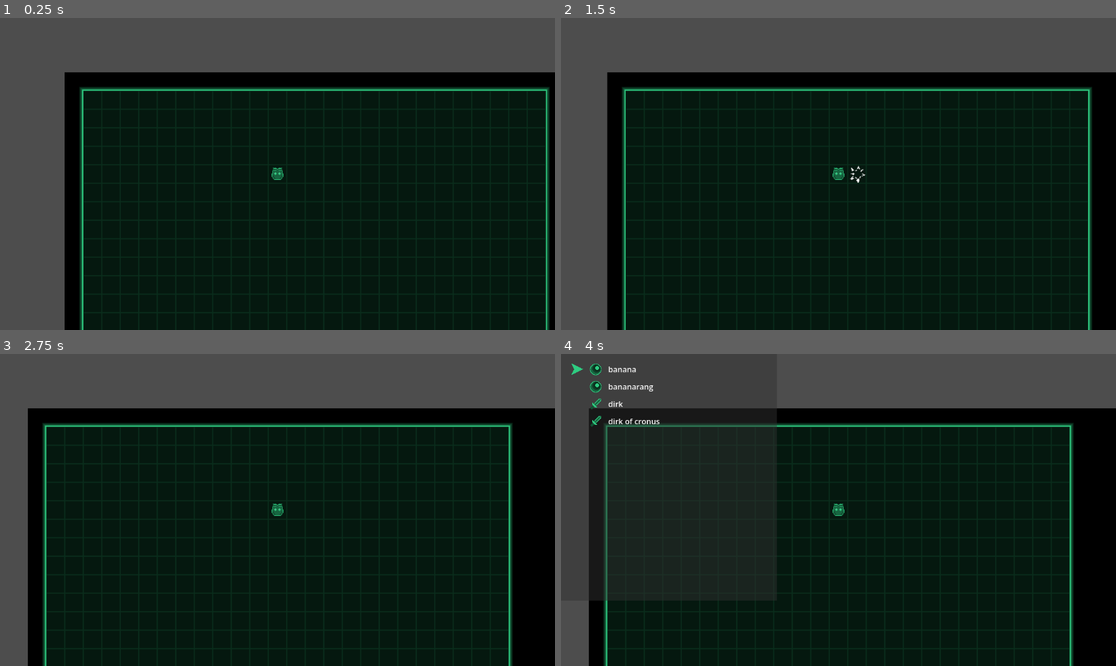
Above: before the commit, frames 1-4 (two rows, left to right).
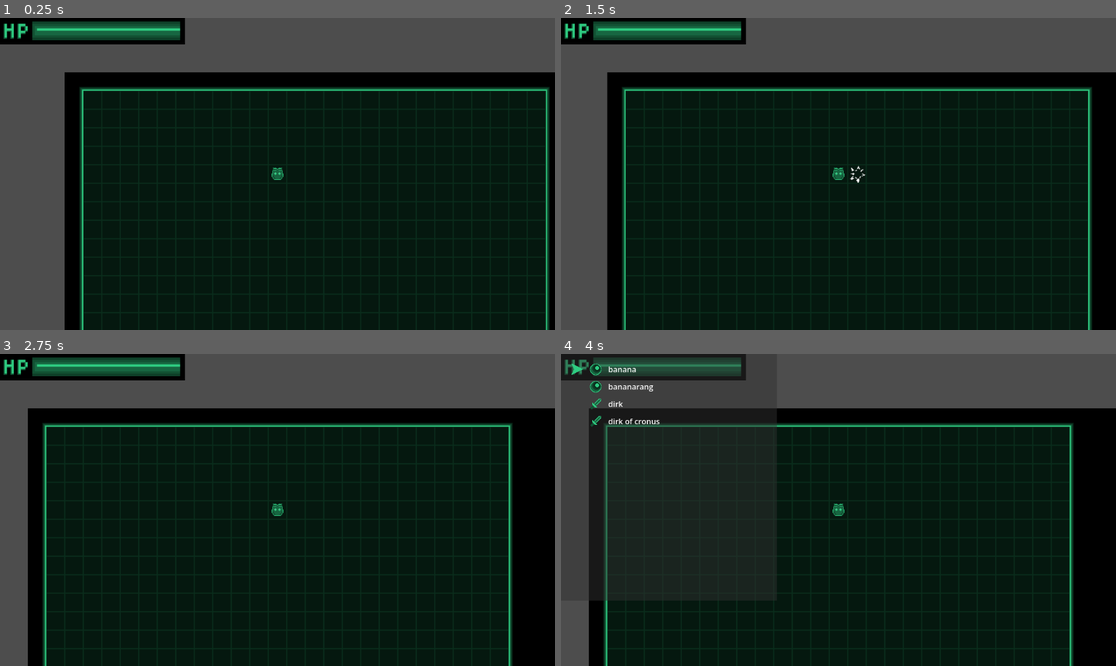
Above: after the commit, the same moments.

Repository: Xaklor/ldjam59
Game: Godot game, scene res://level/main.tscn
Two runs of this game, one before a commit and one after it. Both use one fixed random seed, a clock stepped at 60 frames per second and the inputs below. The engine's default icon, where the game draws it, is replaced by a stand-in: a white triangle on a blue panel in a dark square.
Inputs:
- Up to frame 1 (0.25 s): no input
- Up to frame 2 (1.5 s): tap Enter at 0.5 s; hold Right (move_right) 0.53-1.28 s; tap Space at 1.25 s; hold V (face_button_down) from 1.28 s (still down)
- Up to frame 3 (2.75 s): tap Enter at 2 s; release V (face_button_down) at 2.03 s; hold Right (move_right) from 2.03 s (still down)
- Up to frame 4 (4 s): tap Space at 2.75 s; release Right (move_right) at 2.78 s; hold X (face_button_up) 2.78-3.53 s; tap Enter at 3.5 s; hold C (face_button_left) from 3.53 s (still down)

The runs differ from the first frame. In frame 1, 2.8% of the frame differs, in the area x 0-34%, y 0-9%; in frame 2, 2.8%; in frame 3, 2.8%; in frame 4, 2.7%.

Commit message:
added hud, made enemies die immediately rather than getting a free turn

Diff:
--- a/entities/player.gd
+++ b/entities/player.gd
@@ -15,10 +15,12 @@
 var facing: int = 0
 var items: Array[Lib.Item]
 var hp: int = 20
+var max_hp: int = 20
 
 func _ready():
 	grid_pos = tile_map.local_to_map(position)
 	items = [Lib.Item.new("banana", 0), Lib.Item.new("bananarang", 0), Lib.Item.new("dirk", 0, true, [Vector2i(1, 0)], 2), Lib.Item.new("dirk of cronus", 0, true, [Vector2i(1, 0), Vector2i(2, 0)], 5)]
+	update_hud()
 
 func _process(delta: float):
 	pass
@@ -95,4 +97,10 @@
 		end_turn.emit()
 
 func take_damage(amount):
-	print("I've been shot, I've been shot!: " + str(amount))
+	hp -= amount
+	update_hud()
+	if hp <= 0:
+		print("owie owie ow I've died")
+
+func update_hud():
+	$Camera2D/Hud.find_child("hp_bar").value = (float(hp) / max_hp) * 100
--- a/entities/player.tscn
+++ b/entities/player.tscn
@@ -1,21 +1,25 @@
-[gd_scene load_steps=5 format=3 uid="uid://cnx1by327ssap"]
+[gd_scene format=3 uid="uid://cnx1by327ssap"]
 
 [ext_resource type="Script" uid="uid://bmdxia6ckn02f" path="res://entities/player.gd" id="1_merdl"]
 [ext_resource type="PackedScene" uid="uid://ddcxe0s42qvde" path="res://ui/item_menu.tscn" id="2_b0kkn"]
 [ext_resource type="Texture2D" uid="uid://c6u26icv7mxth" path="res://assets/player.png" id="3_e4p34"]
+[ext_resource type="PackedScene" uid="uid://jf5q8sppvv2b" path="res://ui/hud.tscn" id="4_rfe5m"]
 
 [sub_resource type="RectangleShape2D" id="RectangleShape2D_u3f3p"]
 size = Vector2(32, 32)
 
-[node name="player" type="Area2D"]
+[node name="player" type="Area2D" unique_id=180647971]
 script = ExtResource("1_merdl")
 item_menu = ExtResource("2_b0kkn")
 
-[node name="hitbox" type="CollisionShape2D" parent="."]
+[node name="hitbox" type="CollisionShape2D" parent="." unique_id=785559480]
 shape = SubResource("RectangleShape2D_u3f3p")
 
-[node name="Sprite2D" type="Sprite2D" parent="."]
+[node name="Sprite2D" type="Sprite2D" parent="." unique_id=994092702]
 texture = ExtResource("3_e4p34")
 
-[node name="Camera2D" type="Camera2D" parent="."]
+[node name="Camera2D" type="Camera2D" parent="." unique_id=1482083194]
 zoom = Vector2(1.2, 1.2)
+
+[node name="Hud" parent="Camera2D" unique_id=875620657 instance=ExtResource("4_rfe5m")]
+position = Vector2(-480, -272)
--- a/entities/sleepy.gd
+++ b/entities/sleepy.gd
@@ -33,6 +33,7 @@
 	if hp <= 0:
 		tile_map.astar.set_point_solid(grid_pos, false)
 		queue_free()
+		return
 	# sleepy is strong but passive until pinged
 	if !asleep:
 		var curr_pos = tile_map.local_to_map(position)
--- a/entities/stabby.gd
+++ b/entities/stabby.gd
@@ -26,6 +26,7 @@
 	if hp <= 0:
 		tile_map.astar.set_point_solid(grid_pos, false)
 		queue_free()
+		return
 	var curr_pos = tile_map.local_to_map(position)
 	var player_pos = tile_map.local_to_map(player.position)
 
--- a/ui/hud.tscn
+++ b/ui/hud.tscn
@@ -1,18 +1,18 @@
-[gd_scene load_steps=4 format=3 uid="uid://jf5q8sppvv2b"]
+[gd_scene format=3 uid="uid://jf5q8sppvv2b"]
 
 [ext_resource type="Texture2D" uid="uid://clijybis16j1m" path="res://assets/ui hp empty.png" id="1_276te"]
 [ext_resource type="Texture2D" uid="uid://b11a5fwnm7gkn" path="res://assets/ui hp full.png" id="2_546lt"]
 [ext_resource type="Texture2D" uid="uid://n7gyknnb7l6v" path="res://assets/ui hp.png" id="3_546lt"]
 
-[node name="Hud" type="Node2D"]
+[node name="Hud" type="Node2D" unique_id=949405372]
 
-[node name="ColorRect" type="ColorRect" parent="."]
+[node name="bg" type="ColorRect" parent="." unique_id=1036315410]
 offset_right = 320.0
 offset_bottom = 48.0
 color = Color(0, 0, 0, 1)
 metadata/_edit_use_anchors_ = true
 
-[node name="TextureProgressBar" type="TextureProgressBar" parent="."]
+[node name="hp_bar" type="TextureProgressBar" parent="." unique_id=1197355146]
 offset_left = 56.0
 offset_top = 8.0
 offset_right = 312.0
@@ -21,7 +21,7 @@
 texture_progress = ExtResource("2_546lt")
 metadata/_edit_use_anchors_ = true
 
-[node name="TextureRect" type="TextureRect" parent="."]
+[node name="hp_label" type="TextureRect" parent="." unique_id=1271447288]
 offset_top = 8.0
 offset_right = 56.0
 offset_bottom = 40.0
